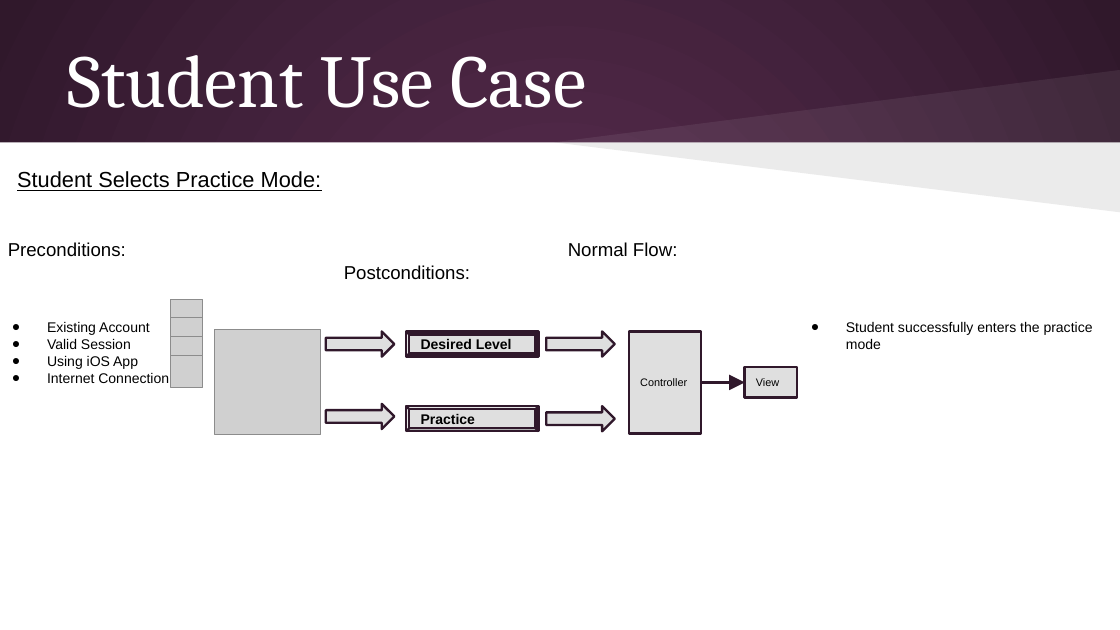
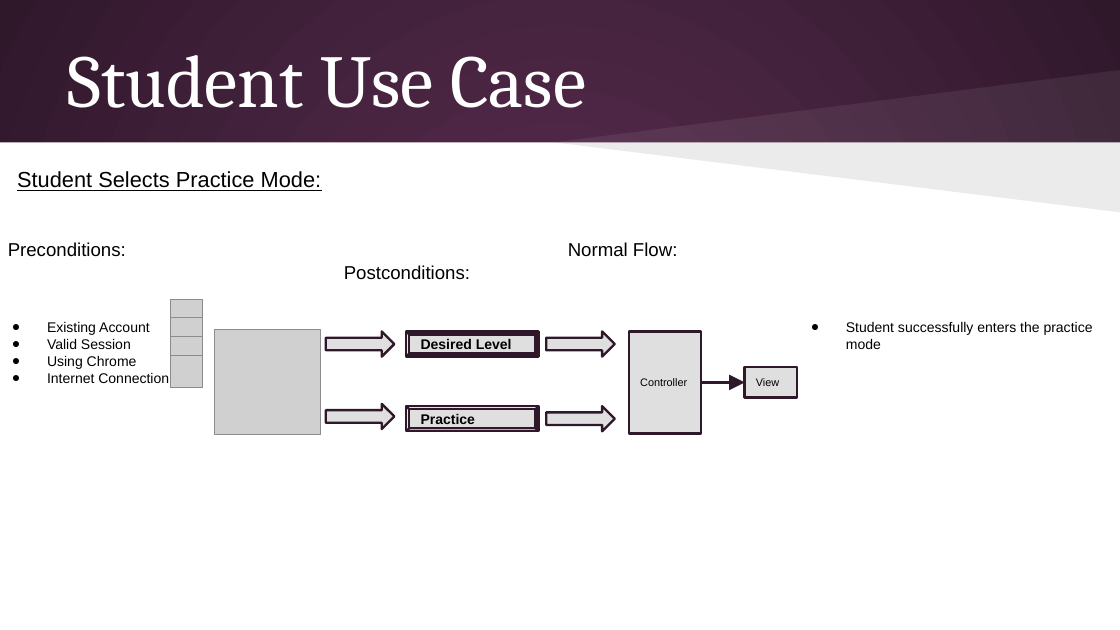
Before and after one commit to SArseneault/Math-App, a slide deck: slide 17 of Documentation/Design Specification/Design Specification Powerpoint.pptx (slide 16 before the commit). Drawn at 1120x630 pixels with LibreOffice and Linux fonts; fonts in the diff are those of the drawing; grey boxes stand for pictures. Boxes give left, top, right and bottom in pixels: in the first picture for what was removed or moved away, otherwise in the second. Text is boxed around its words. In the diff, an @@ line names an element or a change of style, - is before the commit and + after.

```diff
--- a/Documentation/Design Specification/Design Specification Powerpoint.pptx
+++ b/Documentation/Design Specification/Design Specification Powerpoint.pptx
@@ text at <box>47,356,137,369</box>: text changed @@
-● Using iOS App
+● Using Chrome
```
Also in this commit, not shown: 3 other slides changed, 1 slide added, 6 other files.
